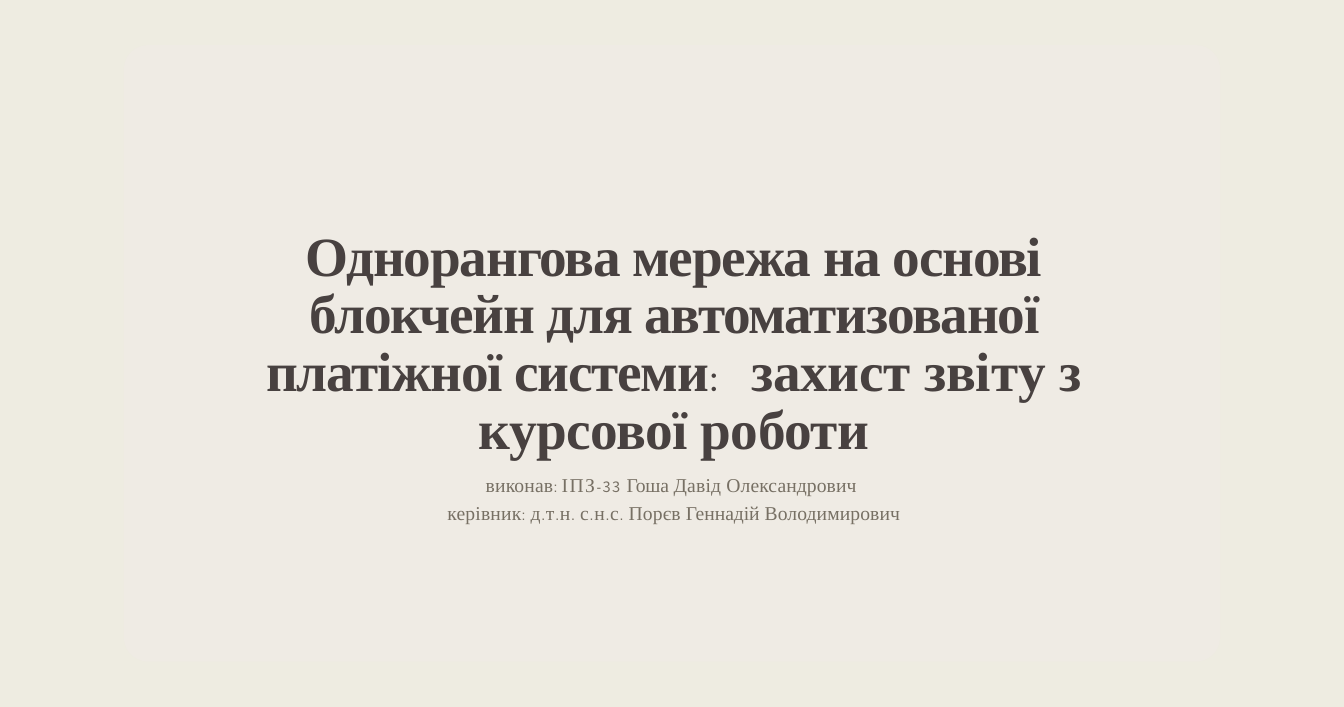
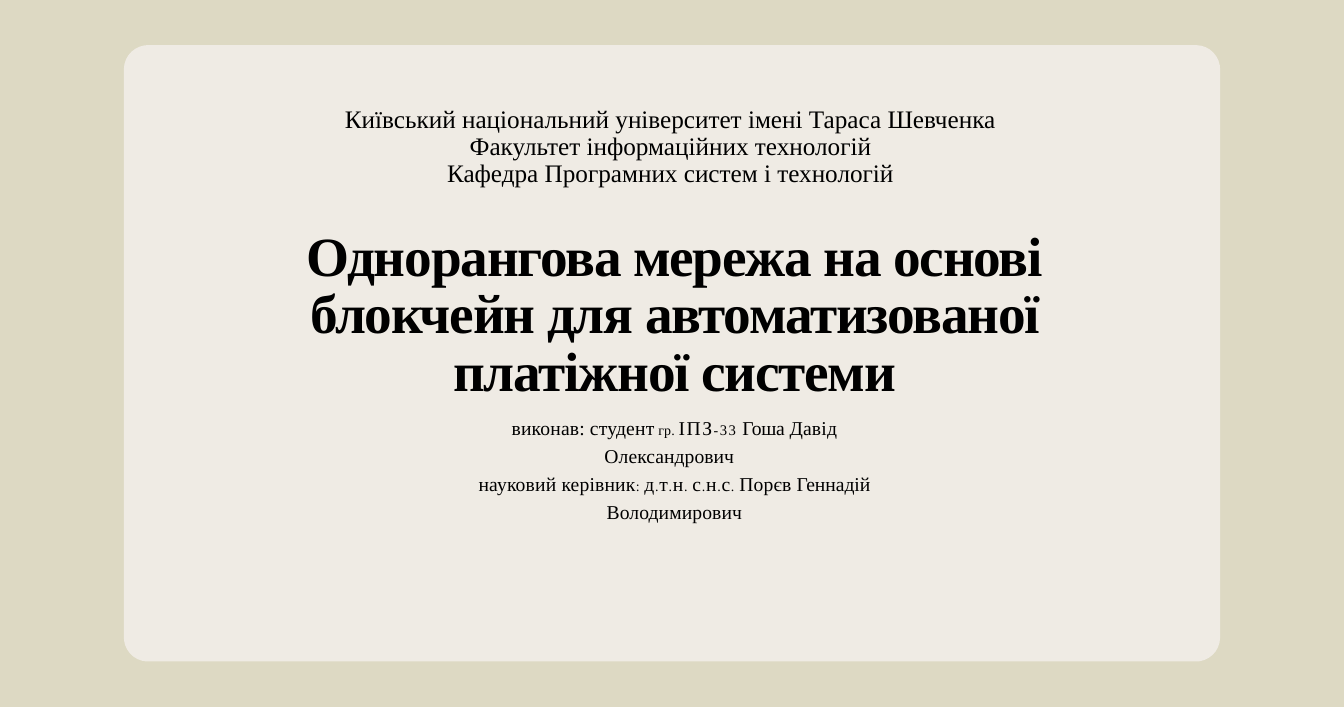
Before and after one commit to Sunr1s/BlockChain, a slide deck: slide 1 of blokchejn-platforma-dlya-avtomatizovanoyi-platizhnoyi-sistemi-zahist-zvitu-z-tehnologichnoyi-praktiki-2023-5-30-16-16-39.pptx. Drawn at 1344x707 pixels with LibreOffice and Linux fonts; fonts in the diff are those of the drawing. Boxes give left, top, right and bottom in pixels: in the first picture for what was removed or moved away, otherwise in the second. Text is boxed around its words. In the diff, an @@ line names an element or a change of style, - is before the commit and + after.

```diff
--- a/blokchejn-platforma-dlya-avtomatizovanoyi-platizhnoyi-sistemi-zahist-zvitu-z-tehnologichnoyi-praktiki-2023-5-30-16-16-39.pptx
+++ b/blokchejn-platforma-dlya-avtomatizovanoyi-platizhnoyi-sistemi-zahist-zvitu-z-tehnologichnoyi-praktiki-2023-5-30-16-16-39.pptx
@@ background #EEECE1 to #DDD9C3 @@
@@ text added at <box>345,110,996,188</box>, 18 pt, text #000000 @@
+Київський національний університет імені Тараса Шевченка
+Факультет інформаційних технологій
+Кафедра Програмних систем і технологій
@@ title at <box>306,237,1042,524</box>: text changed; size 39.5 to 14 pt; text colour #484140 to #000000; bold off @@
-Однорангова мережа на основі блокчейн для автоматизованої платіжної системи: захист звіту з курсової роботи
-виконав: ІПЗ-33 Гоша Давід Олександрович керівник: д.т.н. с.н.с. Порєв Геннадій Володимирович
+Однорангова мережа на основі блокчейн для автоматизованої платіжної системи
+виконав: студент гр. ІПЗ-33 Гоша Давід Олександрович
+науковий керівник: д.т.н. с.н.с. Порєв Геннадій Володимирович
```
Also in this commit, not shown: 1 other slide changed, 1 slide added, 2 slides removed.
